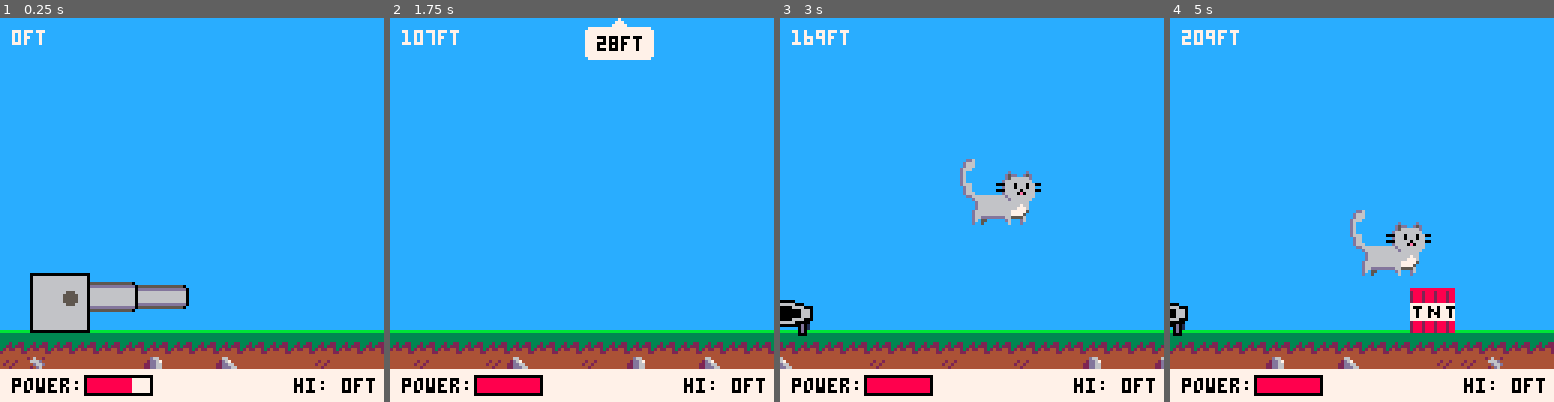
Above: before the commit, frames 1-4 (left to right).
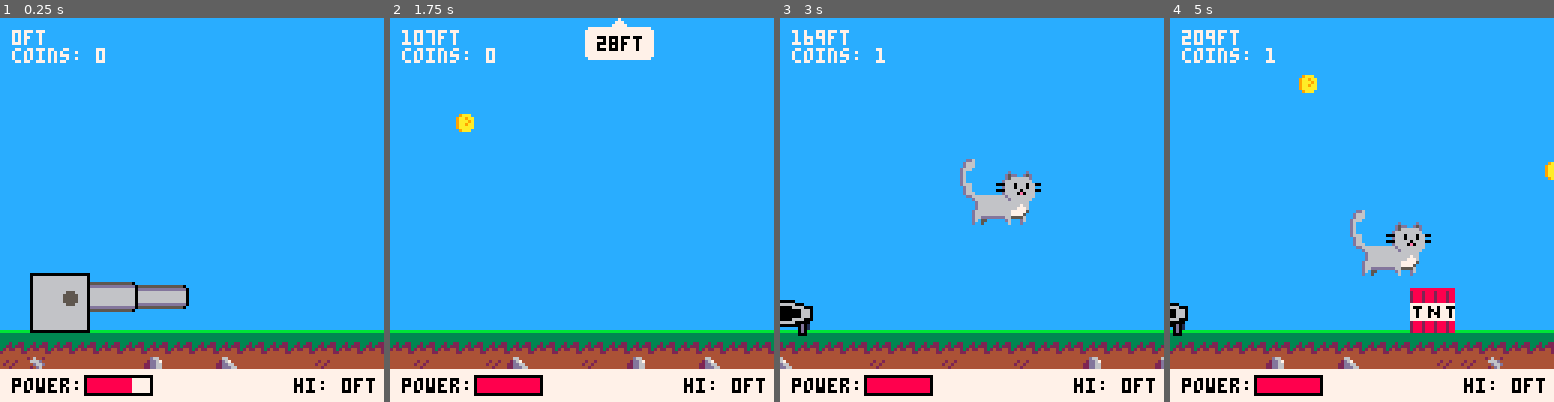
Above: after the commit, the same moments.

Repository: andrewedstrom/kitten-cannon-pico-8
Game: PICO-8 cartridge kitten-cannon.p8
The game is run twice, just before and just after one commit, with the same random seed, the same clock (stepped at 60 frames per second) and the same inputs.
Inputs:
- Up to frame 1 (0.25 s): no input
- Up to frame 2 (1.75 s): tap X (X key) at 0.33, 1.07 s; tap O (Z key) at 0.7, 1.7 s
- Up to frame 3 (3 s): tap X (X key) at 1.85, 2.97 s; tap O (Z key) at 2.1, 2.5, 2.9 s; hold Up 2.15-2.42 s
- Up to frame 4 (5 s): tap O (Z key) every 0.4 s from 3.3 to 4.9 s; hold Down 3.63-3.97 s; tap X (X key) at 4.08 s; hold Up from 4.73 s (still down)

The runs differ from the first frame. In frame 1, 0.4% of the frame differs, in the area x 3-28%, y 7-12%; in frame 2, 0.6%; in frame 3, 0.3%; in frame 4, 0.6%, in the area x 3-100%, y 7-43%.

Commit message:
add coins

Diff:
--- a/kitten-cannon.p8
+++ b/kitten-cannon.p8
@@ -29,10 +29,11 @@
 local feet_traveled
 local cannon
 local game_state --  "aiming", "flying", "landed"
-local obstacles
+local objects
 local ground_y = 104
 local one_foot_in_pixels = 8
 local high_score = 0
+local coins_collected
 
 function _init()
     new_run()
@@ -42,12 +43,18 @@
     player = {}
     cannon = make_cannon()
     game_state = "aiming"
-    obstacles = {}
+    objects = {}
+    coins_collected = 0
     make_trampoline(384)
     make_tnt(480)
     make_trampoline(550)
     make_tnt(650)
     make_trampoline(704)
+    random_coin()
+    random_coin()
+    random_coin()
+    random_coin()
+    random_coin()
 end
 
 function _update60()
@@ -69,7 +76,7 @@
     if game_state == "aiming" then
         map(0, 0, 0, 0, 128, 16)
         cannon:draw()
-        for obj in all(obstacles) do
+        for obj in all(objects) do
             obj:draw()
         end
     else
@@ -77,7 +84,7 @@
         map(0, 0, 0, 0, 128, 16)
         cannon:draw()
         player:draw()
-        for obj in all(obstacles) do
+        for obj in all(objects) do
             obj:draw()
         end
     end
@@ -103,7 +110,10 @@
 
 function draw_hud()
     rectfill(0,117,128,128,7)
-    if player then print(flr(player.feet_traveled) .. "ft", 4, 4, 7) end
+    color(7)
+
+    if player then print(flr(player.feet_traveled) .. "ft", 4, 4) end
+    print("coins: " .. coins_collected, 4, 10)
 
     cannon:draw_power_bar()
     local high_score_string = "hi: " .. high_score .. "ft"
@@ -136,7 +146,7 @@
 end
 
 #include fancy-printing.lua
-#include obstacles.lua
+#include objects.lua
 #include player.lua
 #include cannon.lua
 #include sprite-rotate.lua
@@ -174,12 +184,12 @@
 00000000d6fffffffffffffd5666666dfffccccccccccccccccccccccccccccc2888888222dddd6422dddd44cccccccccccccccccccccccccccccccccccccccc
 00000000d6ffffffffffffd666666666fffccccccccccccccccccccccccccccc288888822222224442222244cccccccccccccccccccccccccccccccccccccccc
 00000000d666ffffffff000666066606600ccccccccccccccccccccccccccccc222222224444444444444444cccccccccccccccccccccccccccccccccccccccc
-00000000fd66ffffffffffd6660666066ffccccccccccccccccccccccccccccccccccccccccccccccccccccccccccccccccccccccccccccccccccccccccccccc
-00000000fd66ffffffff000666660666600ccccccccccccccccccccccccccccccccccccccccccccccccccccccccccccccccccccccccccccccccccccccccccccc
-00000000fd666fffffffffd66660e0666ffccccccccccccccccccccccccccccccccccccccccccccccccccccccccccccccccccccccccccccccccccccccccccccc
-00000000ffdd66666666666d666666666ffccccccccccccccccccccccccccccccccccccccccccccccccccccccccccccccccccccccccccccccccccccccccccccc
-00000000ffffd66666666666d6666666fffccccccccccccccccccccccccccccccccccccccccccccccccccccccccccccccccccccccccccccccccccccccccccccc
-00000000fffffd66666666666666666ffffccccccccccccccccccccccccccccccccccccccccccccccccccccccccccccccccccccccccccccccccccccccccccccc
+00000000fd66ffffffffffd6660666066ffcccccc9aaaccccccccccccccccccccccccccccccccccccccccccccccccccccccccccccccccccccccccccccccccccc
+00000000fd66ffffffff000666660666600ccccc9aa9aacccccccccccccccccccccccccccccccccccccccccccccccccccccccccccccccccccccccccccccccccc
+00000000fd666fffffffffd66660e0666ffccccc9aaa9acccccccccccccccccccccccccccccccccccccccccccccccccccccccccccccccccccccccccccccccccc
+00000000ffdd66666666666d666666666ffccccc9aa9aacccccccccccccccccccccccccccccccccccccccccccccccccccccccccccccccccccccccccccccccccc
+00000000ffffd66666666666d6666666fffccccc9aaaaacccccccccccccccccccccccccccccccccccccccccccccccccccccccccccccccccccccccccccccccccc
+00000000fffffd66666666666666666ffffcccccc9aaaccccccccccccccccccccccccccccccccccccccccccccccccccccccccccccccccccccccccccccccccccc
 00000000fffffd66666666666666766ffffccccccccccccccccccccccccccccccccccccccccccccccccccccccccccccccccccccccccccccccccccccccccccccc
 00000000fffffd66666666666667776ffffccccccccccccccccccccccccccccccccccccccccccccccccccccccccccccccccccccccccccccccccccccccccccccc
 00000000ffffd666666666666777775ffffccccccccccccccccccccccccccccccccccccccccccccccccccccccccccccccccccccccccccccccccccccccccccccc
--- a/obstacles.lua
+++ b/objects.lua
@@ -1,8 +1,8 @@
 -->8
--- obstacles
+-- objects
 
 function make_trampoline(x)
-    make_obstacle(
+    make_object(
         x,
         ground_y - 9,
         20,
@@ -26,7 +26,7 @@
 end
 
 function make_tnt(x)
-    make_obstacle(
+    make_object(
         x,
         ground_y - 14,
         15,
@@ -51,7 +51,38 @@
     )
 end
 
-function make_obstacle(x, y, w, h, sw, sh, props)
+function make_coin(x, y)
+    make_object(
+        x,
+        y,
+        6,
+        6,
+        6,
+        6,
+        {
+            collected = false,
+            draw = function(self)
+                if not self.collected then
+                    palt(12, true)
+                    spr(69, self.x, self.y)
+                    pal()
+                end
+            end,
+            collide = function(self, kitten)
+                self.collected = true
+                coins_collected += 1
+            end
+        }
+    )
+end
+
+function random_coin()
+    local x = flr(rnd(500) + 120)
+    local y = flr(rnd(80))
+    make_coin(x, y)
+end
+
+function make_object(x, y, w, h, sw, sh, props)
     local ob = {
         x = x,
         y = y,
@@ -70,6 +101,6 @@
         ob[k] = v
     end
 
-    add(obstacles, ob)
+    add(objects, ob)
     return obj
 end
--- a/player.lua
+++ b/player.lua
@@ -42,20 +42,20 @@
 
             -- check for collisions
             local hitbox = self:hitbox()
-            for obstacle in all(obstacles) do
+            for obj in all(objects) do
                 if
                     rects_overlapping(
-                        obstacle.x,
-                        obstacle.y,
-                        obstacle.x + obstacle.w,
-                        obstacle.y + obstacle.h,
+                        obj.x,
+                        obj.y,
+                        obj.x + obj.w,
+                        obj.y + obj.h,
                         hitbox.x,
                         hitbox.y,
                         hitbox.x + hitbox.w,
                         hitbox.y + hitbox.h
                     )
                  then
-                    obstacle:collide(self)
+                    obj:collide(self)
                 end
             end
         end,
